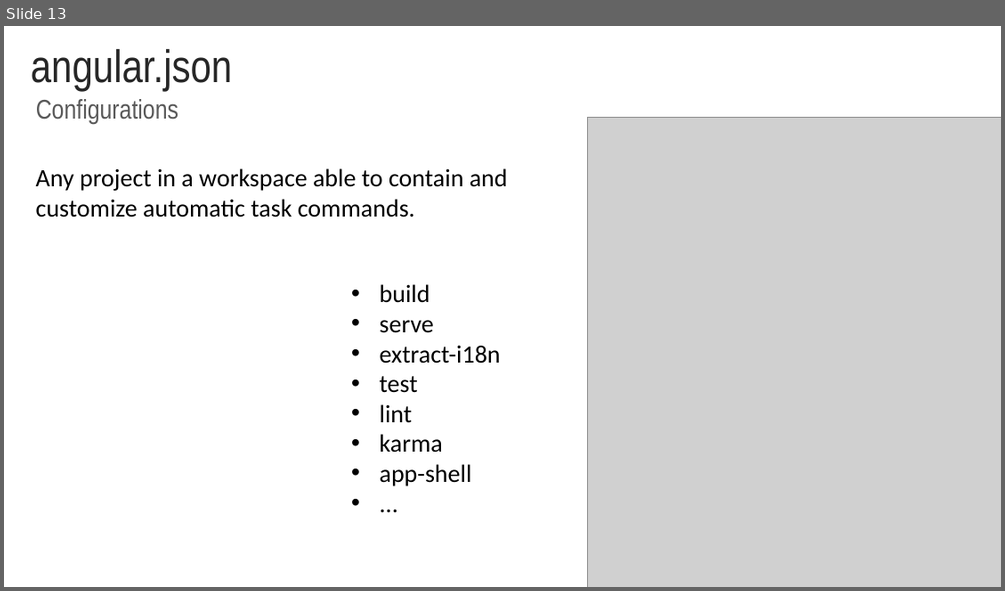
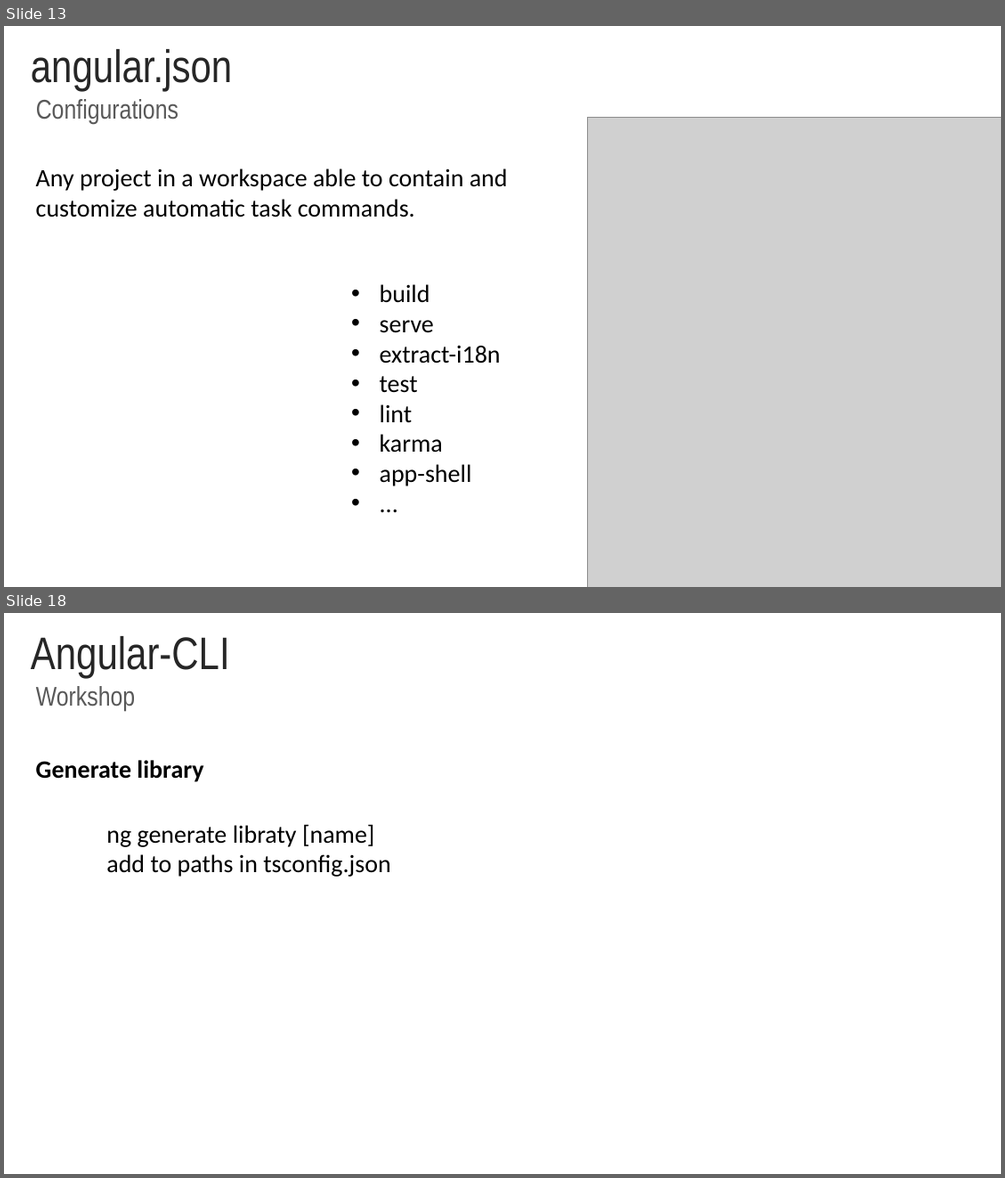
Before and after one commit to rached193/AngularWorkshop-20181116, a slide deck: 02_angular_cli/02_angular_cli.pptx. Shown one above the other, each under a label of ours: slide 13 before the commit, slides 13 and 18 after it; the slides between them are not shown. The pictures are 1005x591 and 1005x1178 pixels, drawn with LibreOffice and Linux fonts; fonts in the diff are those of the drawing; grey boxes stand for pictures; background and template pictures are left out. Boxes give left, top, right and bottom in pixels: in the first picture for what was removed or moved away, otherwise in the second. Text is boxed around its words. In the diff, an @@ line names an element or a change of style, - is before the commit and + after.

```diff
--- a/02_angular_cli/02_angular_cli.pptx
+++ b/02_angular_cli/02_angular_cli.pptx
@@ slide 18 added at (4,613,1001,1174), background #FFFFFF @@
@@ title added at (31,636,230,678), 44 pt, text #262626 @@
+Angular-CLI
@@ text added at (36,686,136,710), 26 pt, text #595959 @@
+Workshop
@@ text added at (36,760,203,782), 24 pt, text #000000, bold @@
+Generate library
@@ text added at (106,824,390,876), 24 pt, text #000000 @@
+ng generate libraty [name]
+add to paths in tsconfig.json
```
Also in this commit, not shown: 4 slides changed, 3 other slides added, 5 slides removed, 25 other files.
